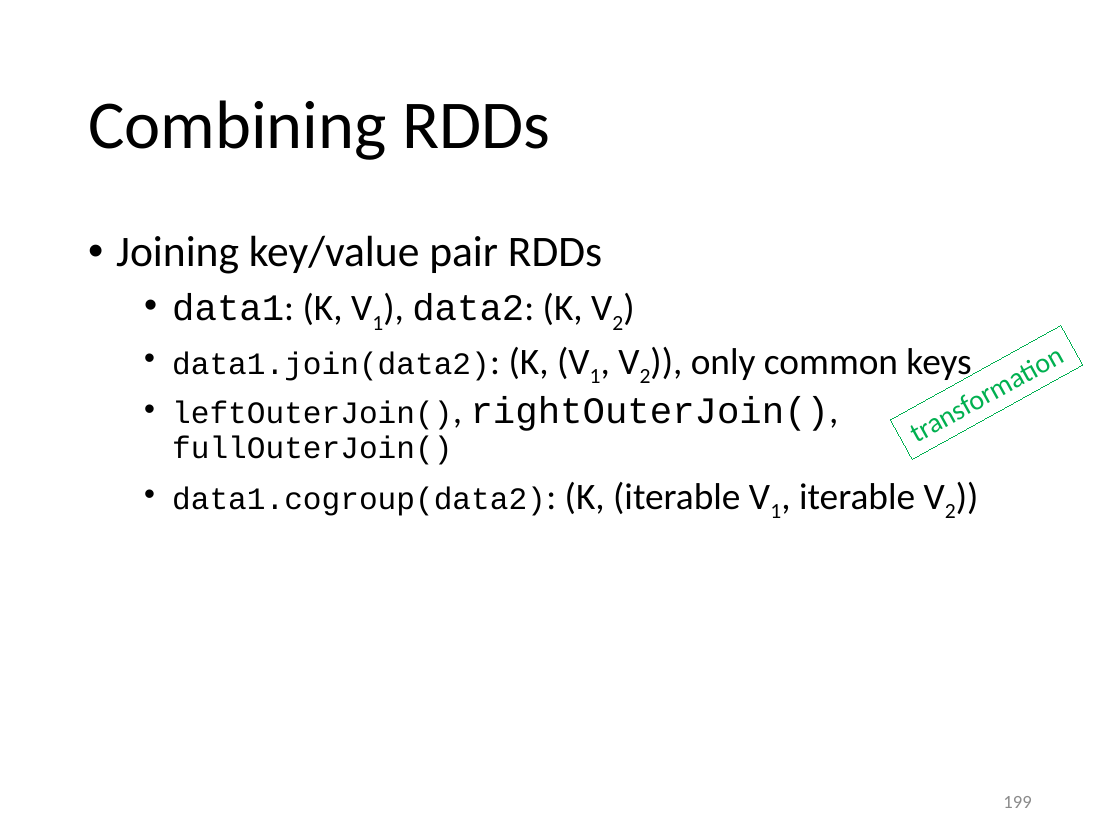
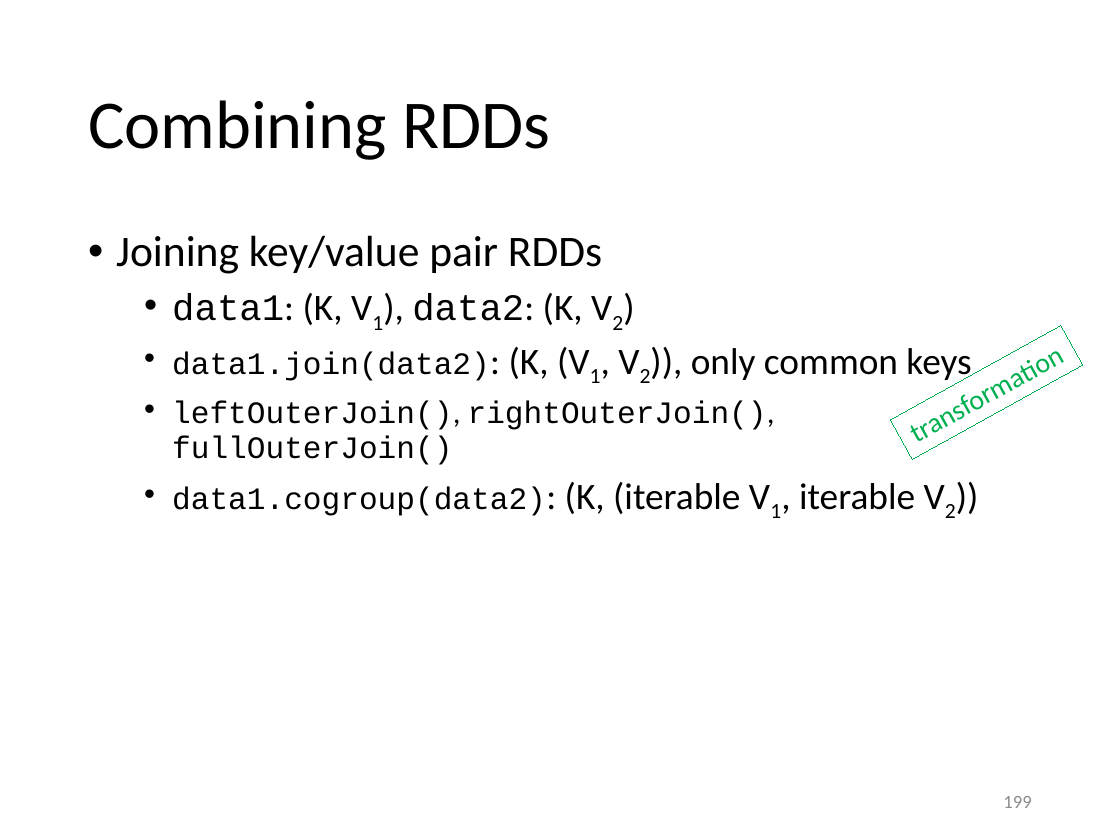
Before and after one commit to gjbex/Python-for-HPC, a slide deck: slide 199 of python_hpc.pptx. Drawn at 1120x840 pixels with LibreOffice and Linux fonts; fonts in the diff are those of the drawing. Boxes give left, top, right and bottom in pixels: in the first picture for what was removed or moved away, otherwise in the second. Text is boxed around its words. In the diff, an @@ line names an element or a change of style, - is before the commit and + after.

```diff
--- a/python_hpc.pptx
+++ b/python_hpc.pptx
@@ text at <box>172,401,775,465</box>: size 24 to 20 pt in "leftOuterJoin(), rightOuterJoin()," @@
```
Also in this commit, not shown: 6 other slides changed.
